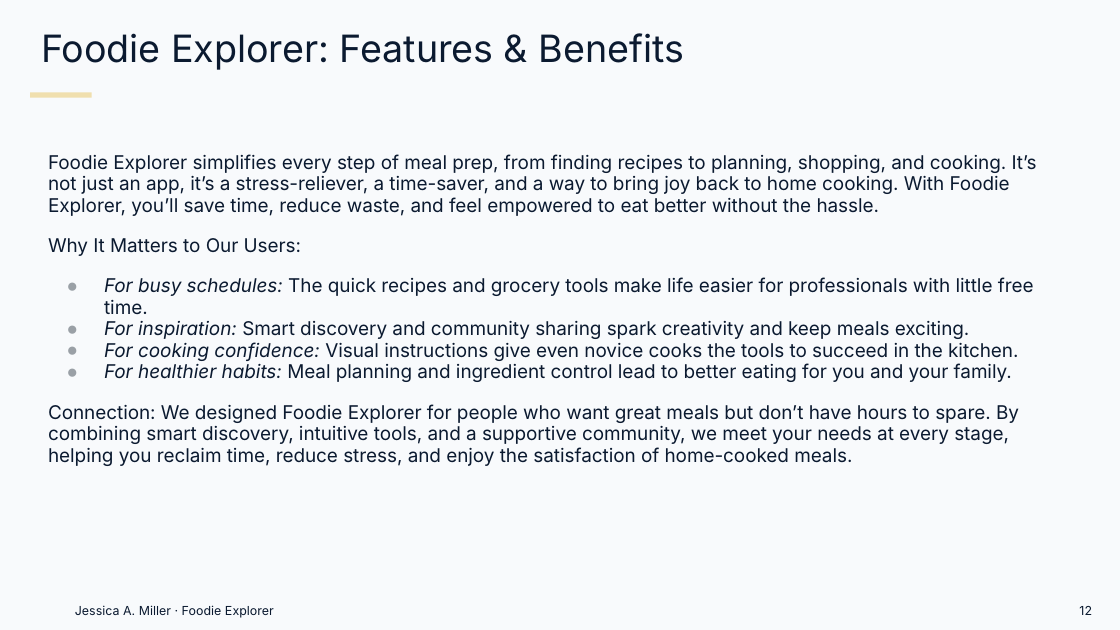
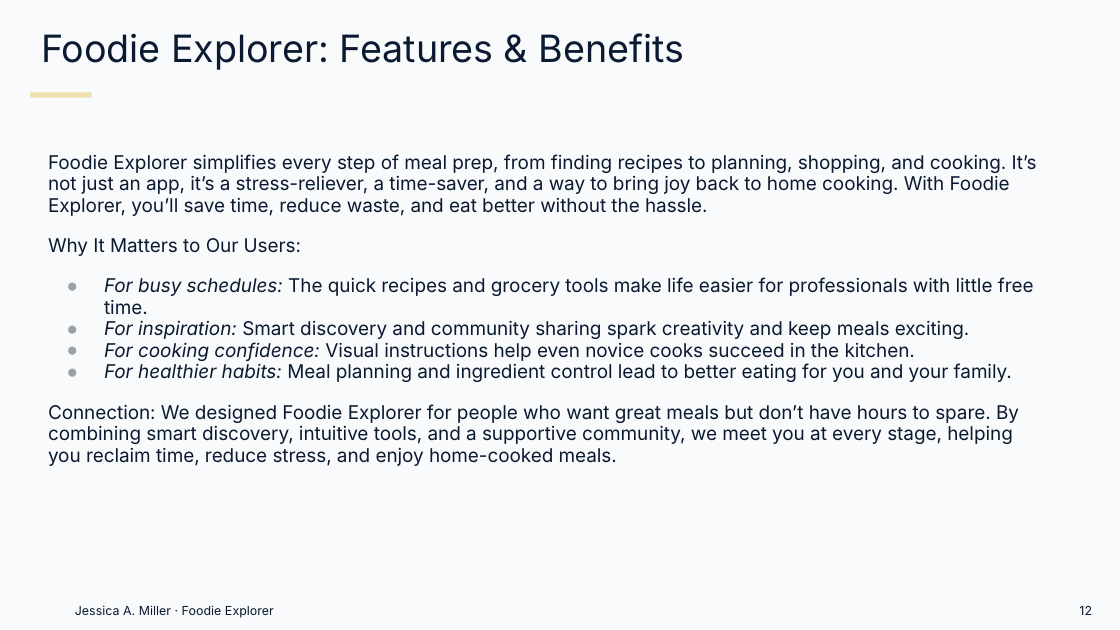
Before and after one commit to Millrjess/millrjess.github.io, a slide deck: slide 12 of assets/presentations/Foodie_Explorer_Case_Study_Professional.pptx. Drawn at 1120x630 pixels with LibreOffice and Linux fonts; fonts in the diff are those of the drawing. Boxes give left, top, right and bottom in pixels: in the first picture for what was removed or moved away, otherwise in the second. Text is boxed around its words. In the diff, an @@ line names an element or a change of style, - is before the commit and + after.

Commit message:
Foodie Explorer full case study: content edit for clarity and conciseness (81 text changes)

```diff
--- a/assets/presentations/Foodie_Explorer_Case_Study_Professional.pptx
+++ b/assets/presentations/Foodie_Explorer_Case_Study_Professional.pptx
@@ text at (48, 154, 1037, 216): text changed @@
-Foodie Explorer simplifies every step of meal prep, from finding recipes to planning, shopping, and cooking. It’s not just an app, it’s a stress-reliever, a time-saver, and a way to bring joy back to home cooking. With Foodie Explorer, you’ll save time, reduce waste, and feel empowered to eat better without the hassle.
+Foodie Explorer simplifies every step of meal prep, from finding recipes to planning, shopping, and cooking. It’s not just an app, it’s a stress-reliever, a time-saver, and a way to bring joy back to home cooking. With Foodie Explorer, you’ll save time, reduce waste, and eat better without the hassle.
@@ text at (104, 342, 915, 361): text changed @@
-● For cooking confidence: Visual instructions give even novice cooks the tools to succeed in the kitchen.
+● For cooking confidence: Visual instructions help even novice cooks succeed in the kitchen.
@@ text at (48, 404, 1019, 466): text changed @@
-Connection: We designed Foodie Explorer for people who want great meals but don’t have hours to spare. By combining smart discovery, intuitive tools, and a supportive community, we meet your needs at every stage, helping you reclaim time, reduce stress, and enjoy the satisfaction of home-cooked meals.
+Connection: We designed Foodie Explorer for people who want great meals but don’t have hours to spare. By combining smart discovery, intuitive tools, and a supportive community, we meet you at every stage, helping you reclaim time, reduce stress, and enjoy home-cooked meals.
```
Also in this commit, not shown: 19 other slides changed, 1 other file.
